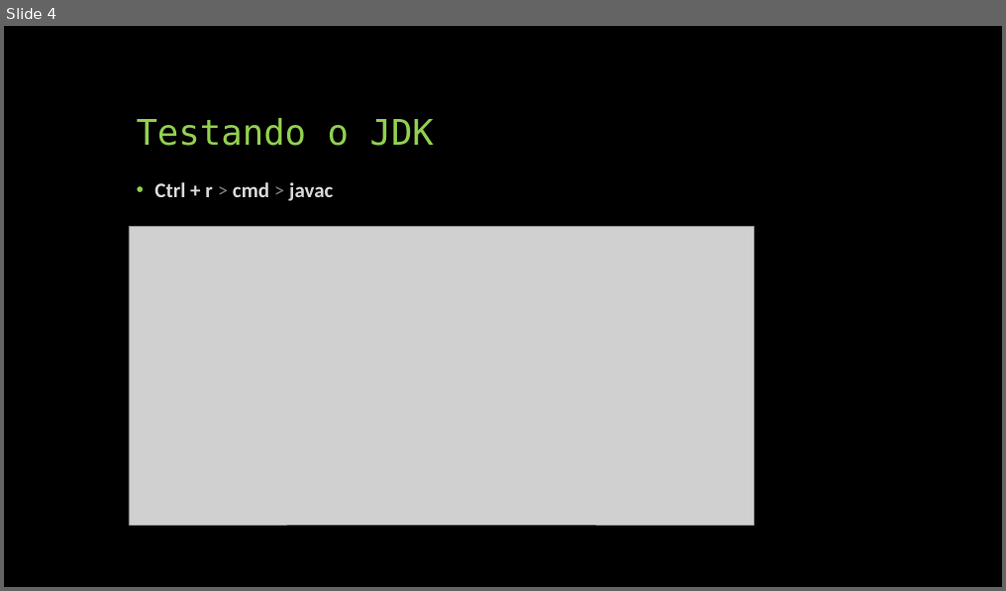
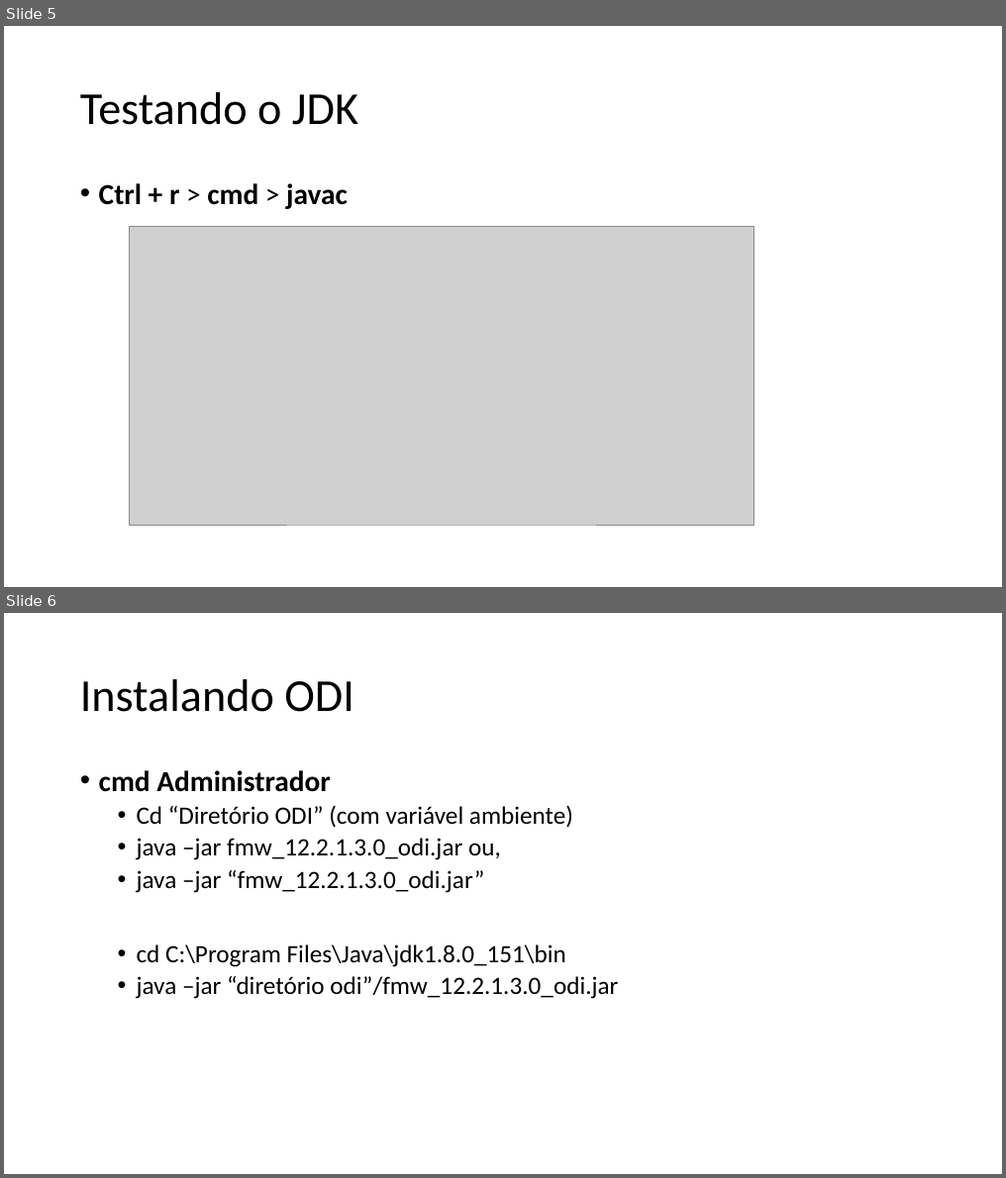
Before and after one commit to willanythayse/odi-develop-workout, a slide deck: Instalação Oracle Data Integrator (ODI).pptx. Shown one above the other, each under a label of ours: slide 4 before the commit, slides 5 and 6 after it. The pictures are 1006x591 and 1006x1178 pixels, drawn with LibreOffice and Linux fonts; fonts in the diff are those of the drawing; grey boxes stand for pictures. Boxes give left, top, right and bottom in pixels: in the first picture for what was removed or moved away, otherwise in the second. Text is boxed around its words. In the diff, an @@ line names an element or a change of style, - is before the commit and + after.

```diff
--- a/Instalação Oracle Data Integrator (ODI).pptx
+++ b/Instalação Oracle Data Integrator (ODI).pptx
@@ slide 6 added at [4,613,1002,1174], background #FFFFFF @@
@@ title added at [80,679,354,712], 44 pt, text #000000 @@
+Instalando ODI
@@ text added at [99,770,618,999], 24 pt, text #000000 @@
+• cmd Administrador
+  • Cd “Diretório ODI” (com variável ambiente)
+  • java –jar fmw_12.2.1.3.0_odi.jar ou,
+  • java –jar “fmw_12.2.1.3.0_odi.jar”
+  • cd C:\Program Files\Java\jdk1.8.0_151\bin
+  • java –jar “diretório odi”/fmw_12.2.1.3.0_odi.jar
@@ what was slide 4 is now slide 5 @@
@@ slide 5 changed as well @@
@@ background #000000 to #FFFFFF @@
@@ title "Testando o JDK": place and size @@
-title "Testando o JDK" at [137,118,434,146]
+title "Testando o JDK" at [80,92,358,125]
@@ title "Testando o JDK" at [80,92,358,125]: size 34 to 44 pt, font DejaVu Sans Mono to Calibri, text colour #92D050 to #000000; vertical alignment bottom to middle @@
@@ text "Ctrl + r > cmd ...": place and size @@
-text "Ctrl + r > cmd ..." at [154,182,333,201]
+text "Ctrl + r > cmd ..." at [99,183,348,209]
@@ text "Ctrl + r > cmd ..." at [99,183,348,209]: size 20 to 28 pt; text colour #D9D9D9 to #000000 in "Ctrl + r cmd javac"; text colour #808080 to #000000 in "> >"; less space between paragraphs @@
```
Also in this commit, not shown: 3 other slides changed, 9 other slides added, 6 slides removed.
